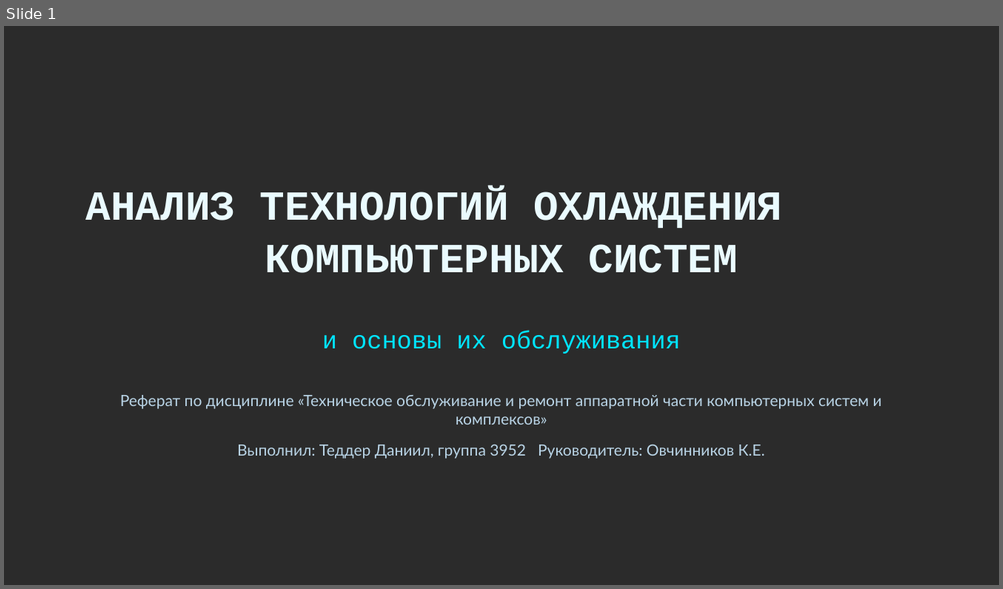
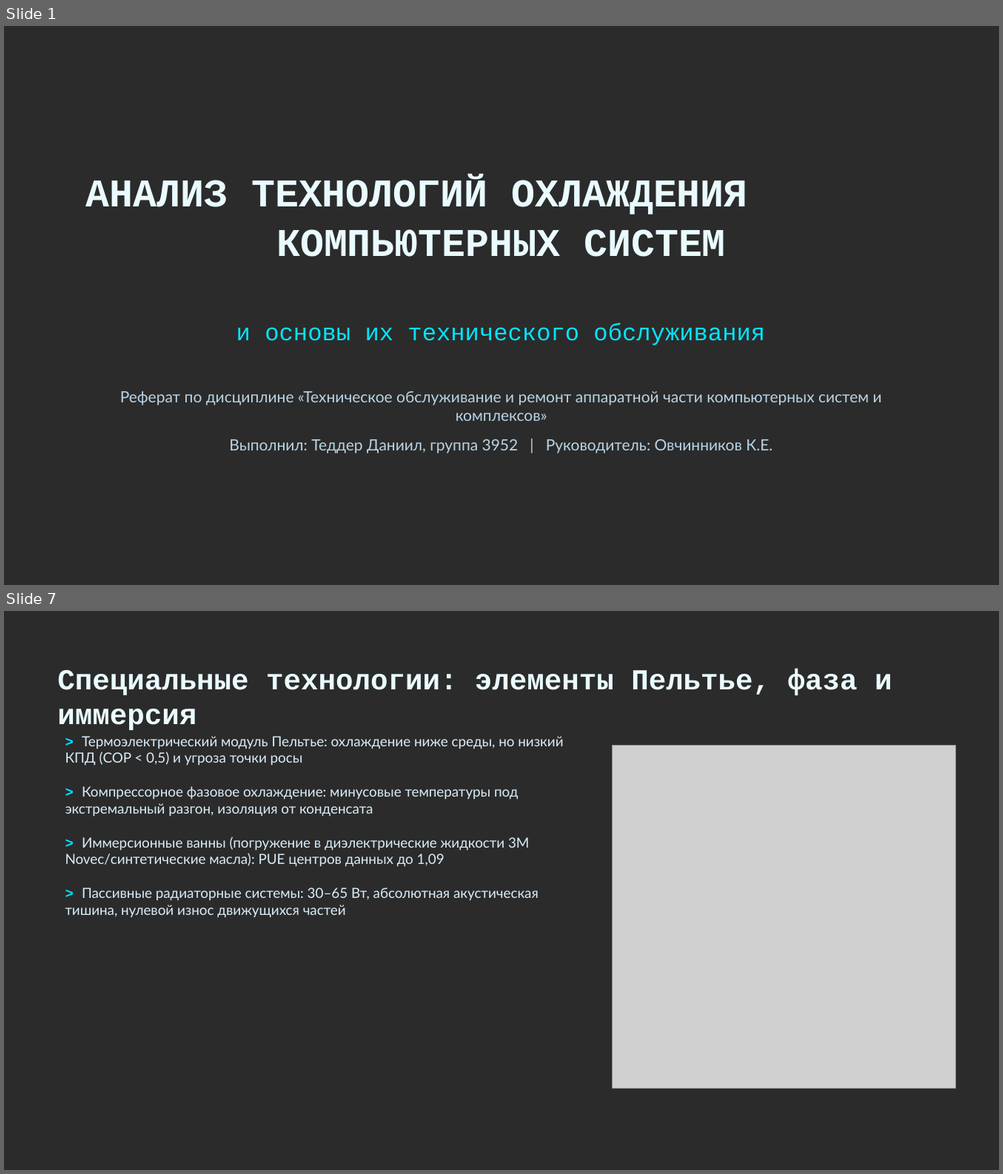
Before and after one commit to Danjar2005/Referat-Ovechka, a slide deck: ОВЧ-ЭКЗ/Итоговые работы/3952_Теддер_Д_ОхлаждениеКомпьютерныхСистем_Презентация.pptx. Shown one above the other, each under a label of ours: slide 1 before the commit, slides 1 and 7 after it; the slides between them are not shown. The pictures are 1003x589 and 1003x1174 pixels, drawn with LibreOffice and Linux fonts; fonts in the diff are those of the drawing; grey boxes stand for pictures; background and template pictures are left out; a plain dark background stands for a picture behind light text. Boxes give left, top, right and bottom in pixels: in the first picture for what was removed or moved away, otherwise in the second. Text is boxed around its words. In the diff, an @@ line names an element or a change of style, - is before the commit and + after.

```diff
--- a/ОВЧ-ЭКЗ/Итоговые работы/3952_Теддер_Д_ОхлаждениеКомпьютерныхСистем_Презентация.pptx
+++ b/ОВЧ-ЭКЗ/Итоговые работы/3952_Теддер_Д_ОхлаждениеКомпьютерныхСистем_Презентация.pptx
@@ slide 7 added at [4,611,999,1170], background picture (left out) @@
@@ text added at [57,669,892,730], 28 pt, text #EAFBFF, bold @@
+Специальные технологии: элементы Пельтье, фаза и иммерсия
@@ text added at [65,736,563,766], 13.5 pt, text #D9ECF8 @@
+> Термоэлектрический модуль Пельтье: охлаждение ниже среды, но низкий КПД (COP < 0,5) и угроза точки росы
@@ picture added at [612,745,956,1088] @@
@@ text added at [65,786,518,817], 13.5 pt, text #D9ECF8 @@
+> Компрессорное фазовое охлаждение: минусовые температуры под экстремальный разгон, изоляция от конденсата
@@ text added at [65,837,529,867], 13.5 pt, text #D9ECF8 @@
+> Иммерсионные ванны (погружение в диэлектрические жидкости 3M Novec/синтетические масла): PUE центров данных до 1,09
@@ text added at [65,888,538,918], 13.5 pt, text #D9ECF8 @@
+> Пассивные радиаторные системы: 30–65 Вт, абсолютная акустическая тишина, нулевой износ движущихся частей
@@ slide 1 changed as well @@
@@ text "АНАЛИЗ ТЕХНОЛОГИЙ ОХЛАЖДЕНИЯ КОМПЬЮТЕРНЫХ СИСТЕМ": place and size @@
-text "АНАЛИЗ ТЕХНОЛОГИЙ ОХЛАЖДЕНИЯ КОМПЬЮТЕРНЫХ СИСТЕМ" at [86,190,782,273]
+text "АНАЛИЗ ТЕХНОЛОГИЙ ОХЛАЖДЕНИЯ КОМПЬЮТЕРНЫХ СИСТЕМ" at [86,178,747,257]
@@ text "АНАЛИЗ ТЕХНОЛОГИЙ ОХЛАЖДЕНИЯ КОМПЬЮТЕРНЫХ СИСТЕМ" at [86,178,747,257]: size 40 to 38 pt @@
@@ text at [236,323,765,346]: text changed; size 24 to 23 pt @@
-и основы их обслуживания
+и основы их технического обслуживания
@@ text "Реферат по дисциплине «Техническое обслуживание ...": place and size @@
-text "Реферат по дисциплине «Техническое обслуживание ..." at [120,395,882,425]
+text "Реферат по дисциплине «Техническое обслуживание ..." at [120,392,882,421]
@@ text at [229,440,772,454]: text changed @@
-Выполнил: Теддер Даниил, группа 3952 Руководитель: Овчинников К.Е.
+Выполнил: Теддер Даниил, группа 3952 | Руководитель: Овчинников К.Е.
```
Also in this commit, not shown: 13 other slides added, 13 slides removed, 2 other files.
